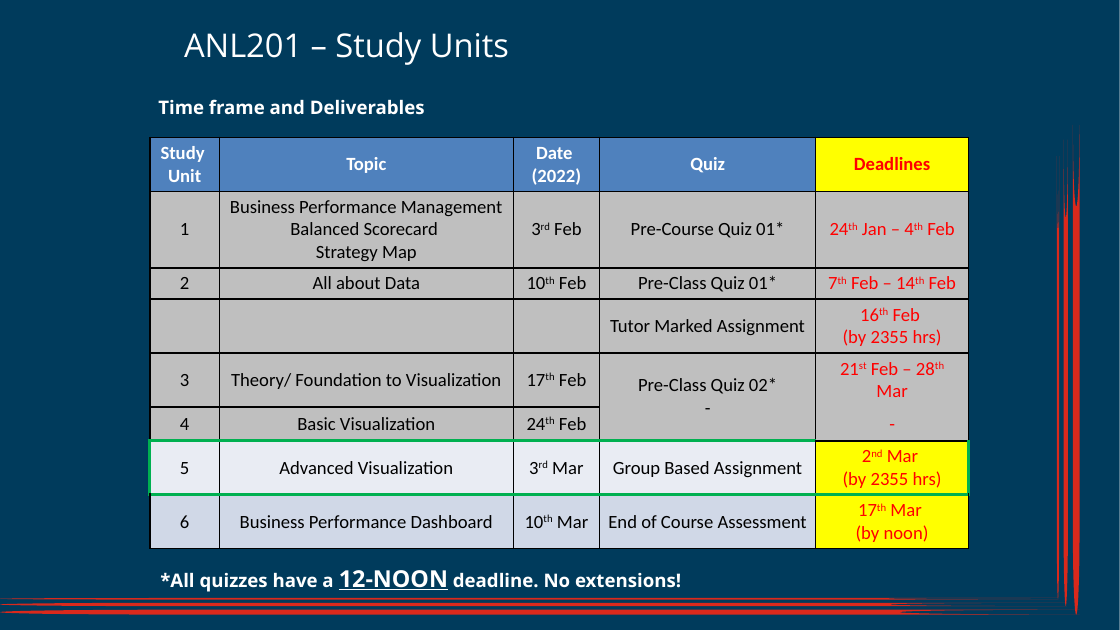
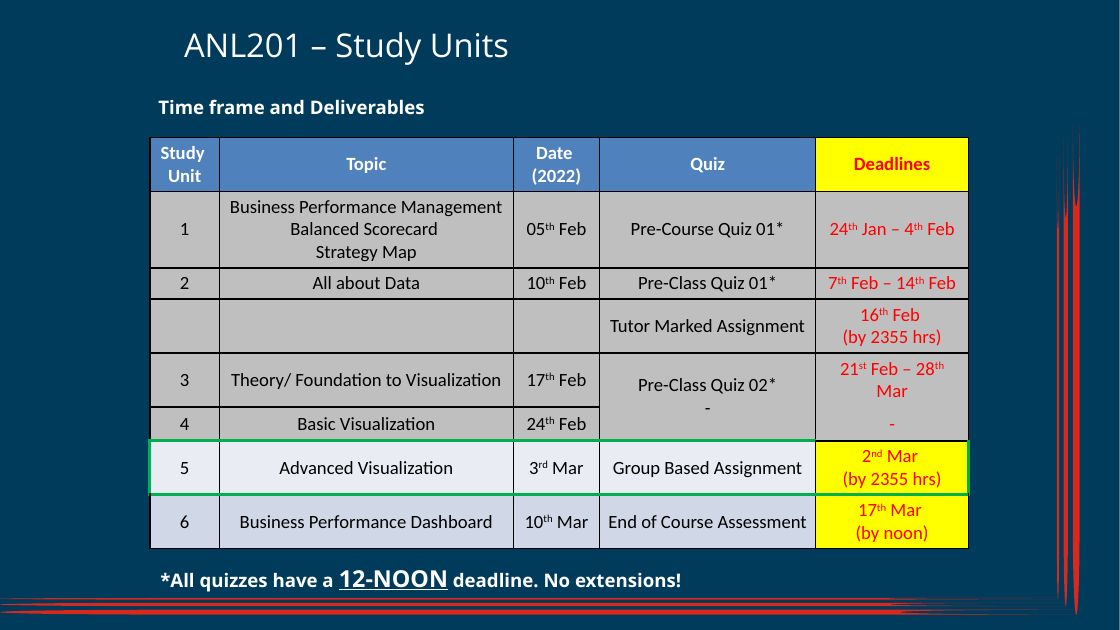
Before and after one commit to munishkumar-gh/munishkumar-gh.github.io, a slide deck: slide 1 of SuSS/2022_ANL201_Viz_Biz/3_Lecture/ANL201 Study Unit 5_2022 - Lecturer.pptx. Drawn at 1120x630 pixels with LibreOffice and Linux fonts; fonts in the diff are those of the drawing; background and template pictures are left out. Boxes give left, top, right and bottom in pixels: in the first picture for what was removed or moved away, otherwise in the second. Text is boxed around its words. In the diff, an @@ line names an element or a change of style, - is before the commit and + after.

```diff
--- a/SuSS/2022_ANL201_Viz_Biz/3_Lecture/ANL201 Study Unit 5_2022 - Lecturer.pptx
+++ b/SuSS/2022_ANL201_Viz_Biz/3_Lecture/ANL201 Study Unit 5_2022 - Lecturer.pptx
@@ table at box(150, 138, 968, 546) @@
-row 2, column 3: 3rd Feb
+row 2, column 3: 05th Feb
```
Also in this commit, not shown: 7 other files.
